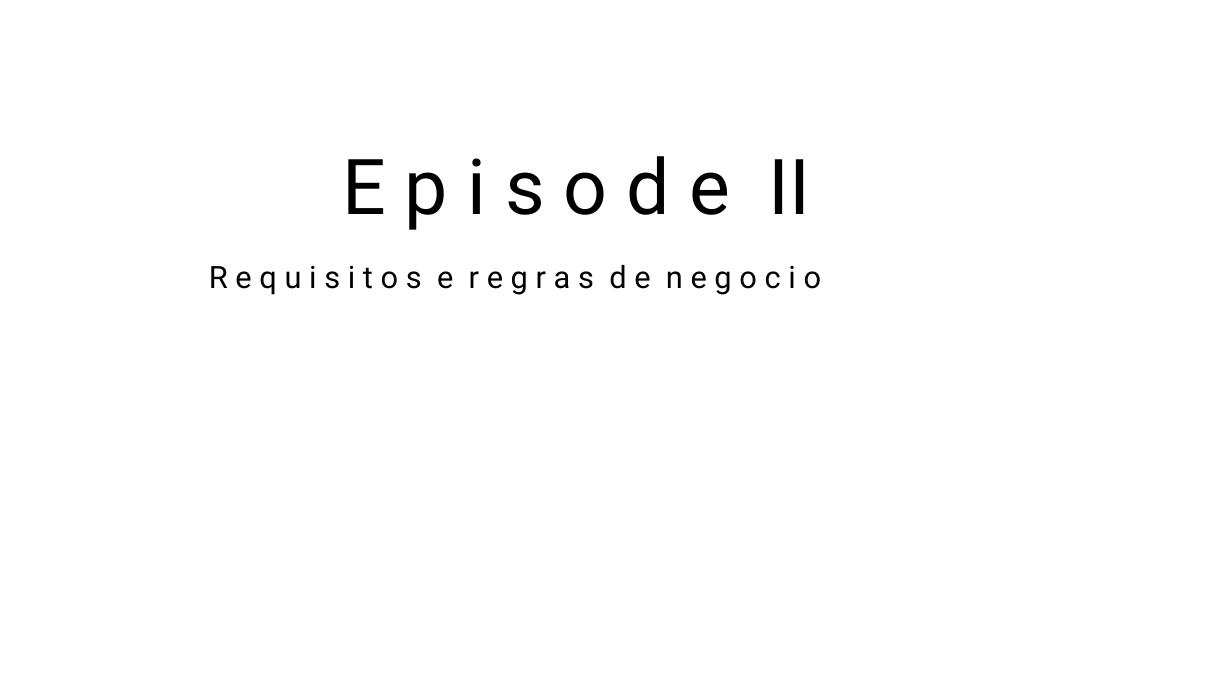
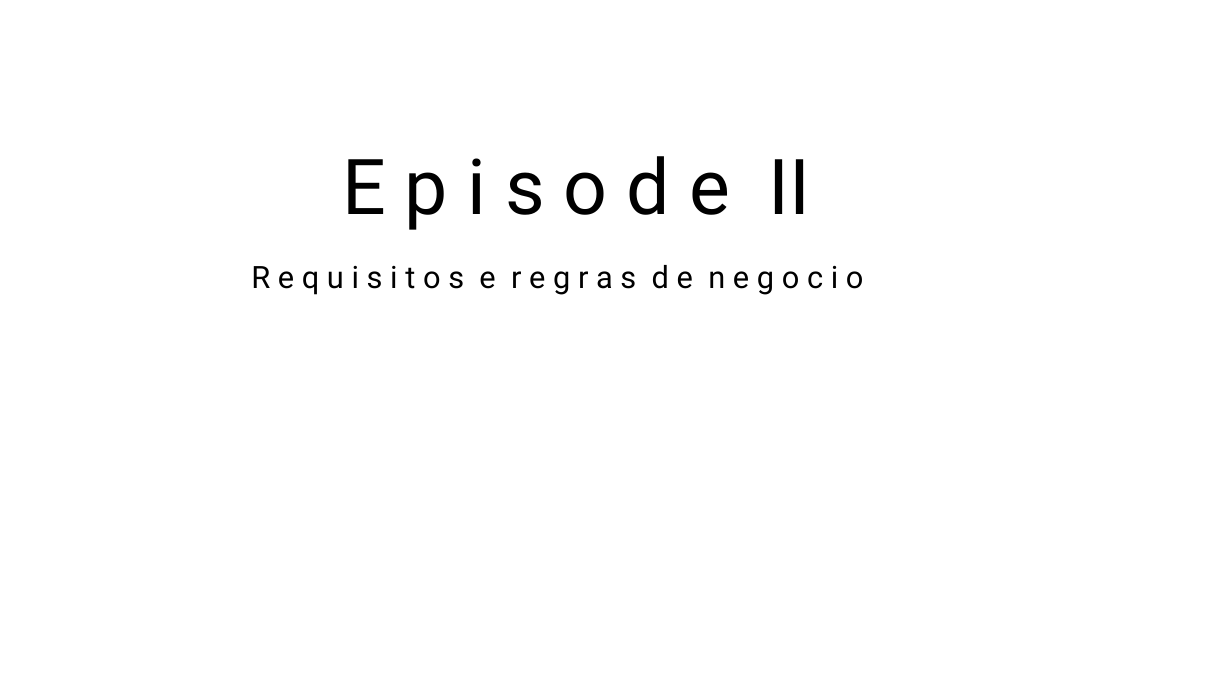
Before and after one commit to daniellygj/Fatec, a slide deck: slide 5 of 3º Semestre/Programação em Banco de Dados/Projeto/Apresentação.pptx. Drawn at 1232x693 pixels with LibreOffice and Linux fonts; fonts in the diff are those of the drawing; background and template pictures are left out. Boxes give left, top, right and bottom in pixels: in the first picture for what was removed or moved away, otherwise in the second. Text is boxed around its words. In the diff, an @@ line names an element or a change of style, - is before the commit and + after.

```diff
--- a/3º Semestre/Programação em Banco de Dados/Projeto/Apresentação.pptx
+++ b/3º Semestre/Programação em Banco de Dados/Projeto/Apresentação.pptx
@@ text "R e q u i ...": place and size @@
-text "R e q u i ..." at [209,265,822,295]
+text "R e q u i ..." at [251,265,864,295]
```
Also in this commit, not shown: 2 other slides changed, 2 slides added, 1 slide removed, 5 other files.
